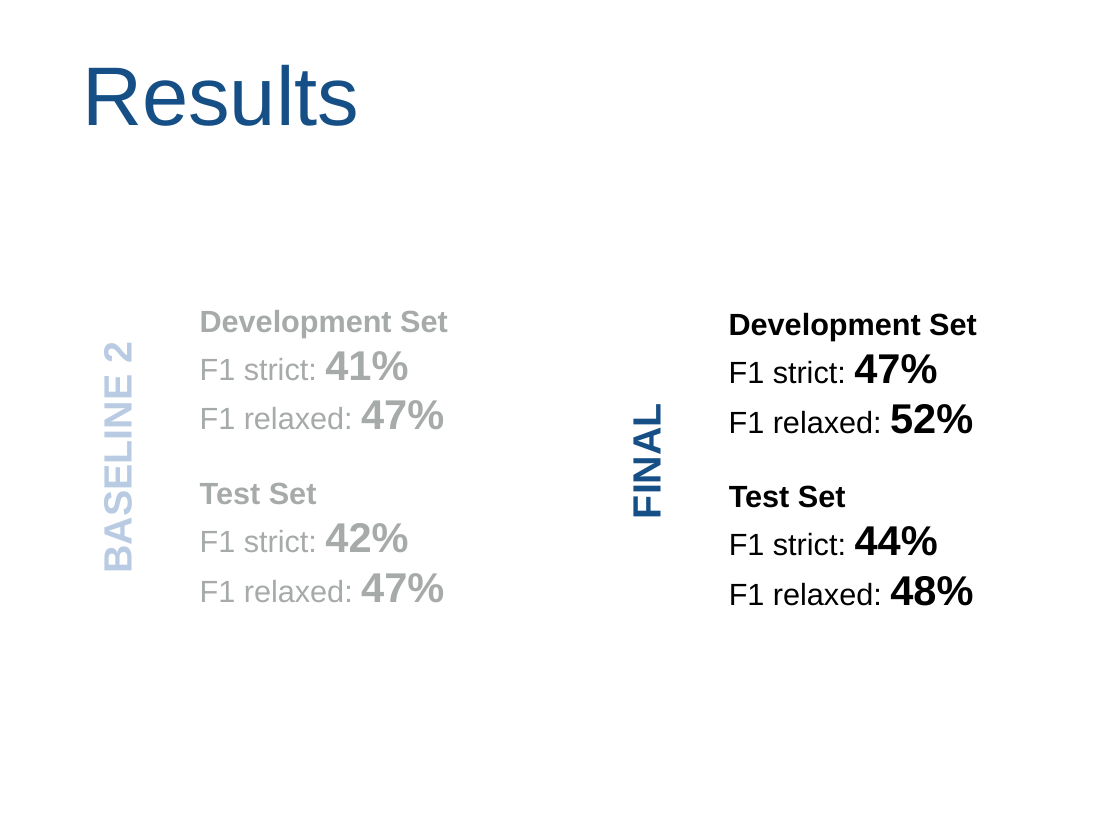
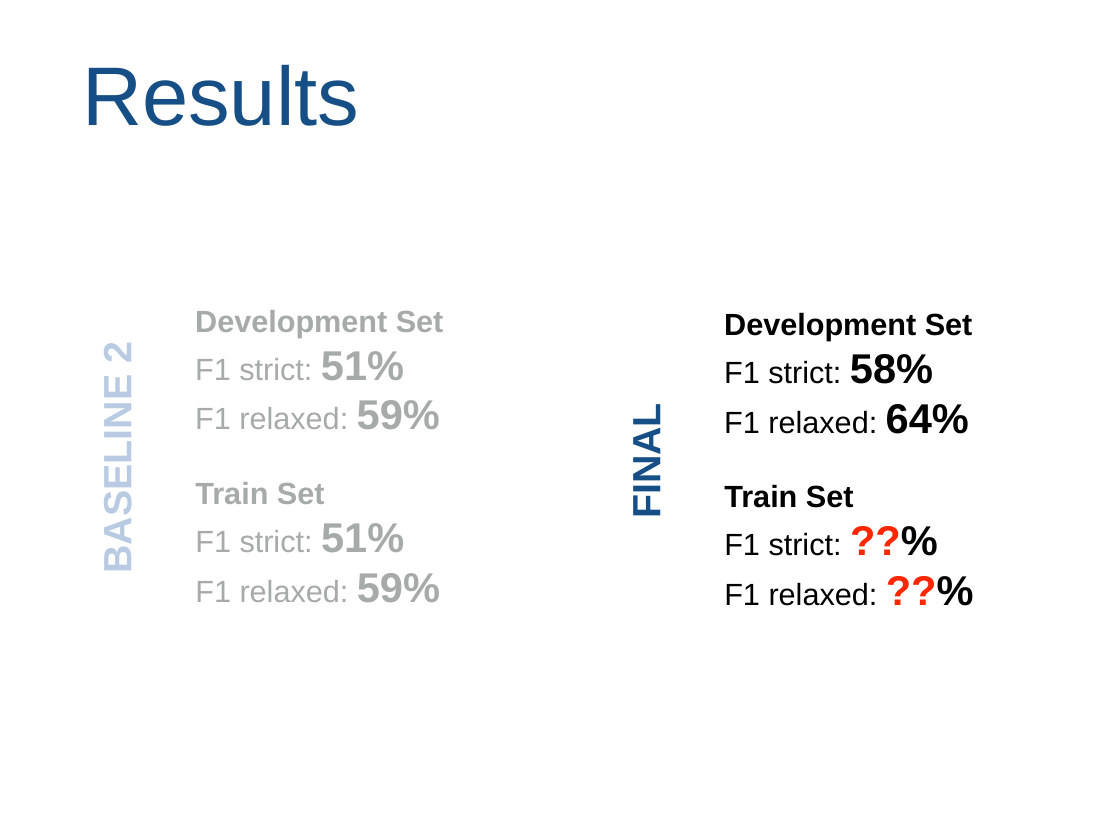
Before and after one commit to hugoflug/nlp-project, a slide deck: slide 8 of presentation/presentation.ppt. Drawn at 1120x840 pixels with LibreOffice and Linux fonts; fonts in the diff are those of the drawing. Boxes give left, top, right and bottom in pixels: in the first picture for what was removed or moved away, otherwise in the second. Text is boxed around its words. In the diff, an @@ line names an element or a change of style, - is before the commit and + after.

```diff
--- a/presentation/presentation.ppt
+++ b/presentation/presentation.ppt
@@ text at box(195, 351, 440, 429): text changed @@
-  F1 strict: 41%
-  F1 relaxed: 47%
+  F1 strict: 51%
+  F1 relaxed: 59%
@@ text at box(724, 354, 969, 434): text changed @@
-  F1 strict: 47%
-  F1 relaxed: 52%
+  F1 strict: 58%
+  F1 relaxed: 64%
@@ text at box(195, 482, 440, 602): text changed @@
-Test Set
-  F1 strict: 42%
-  F1 relaxed: 47%
+Train Set
+  F1 strict: 51%
+  F1 relaxed: 59%
@@ text at box(724, 484, 878, 606): text changed @@
-Test Set
-  F1 strict: 44%
-  F1 relaxed: 48%
+Train Set
+  F1 strict: ??%
+  F1 relaxed: ??%
```
Also in this commit, not shown: 6 other slides changed.
